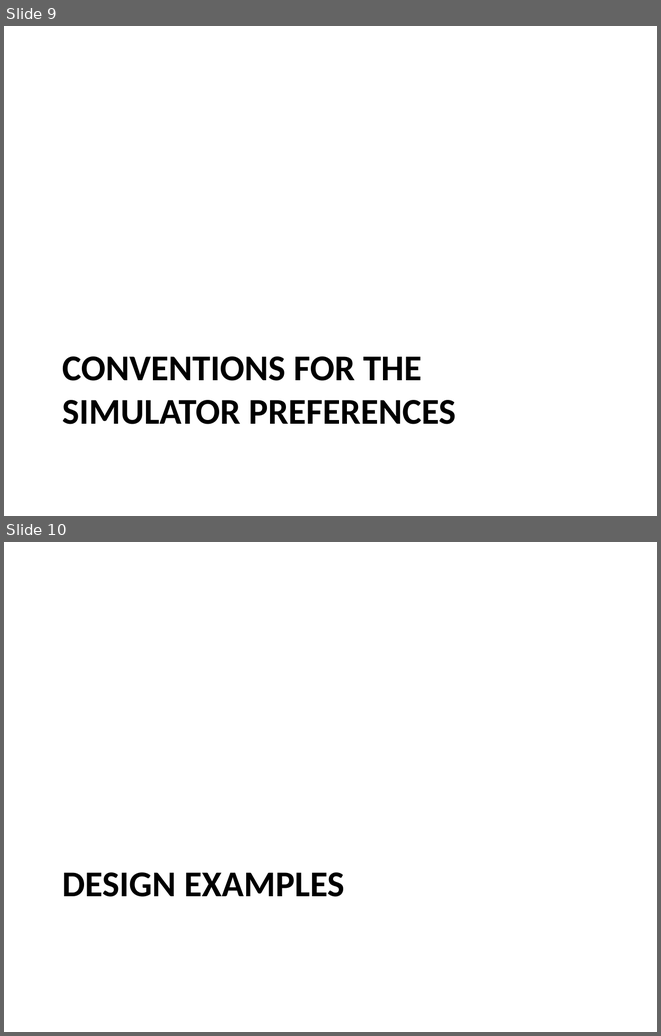
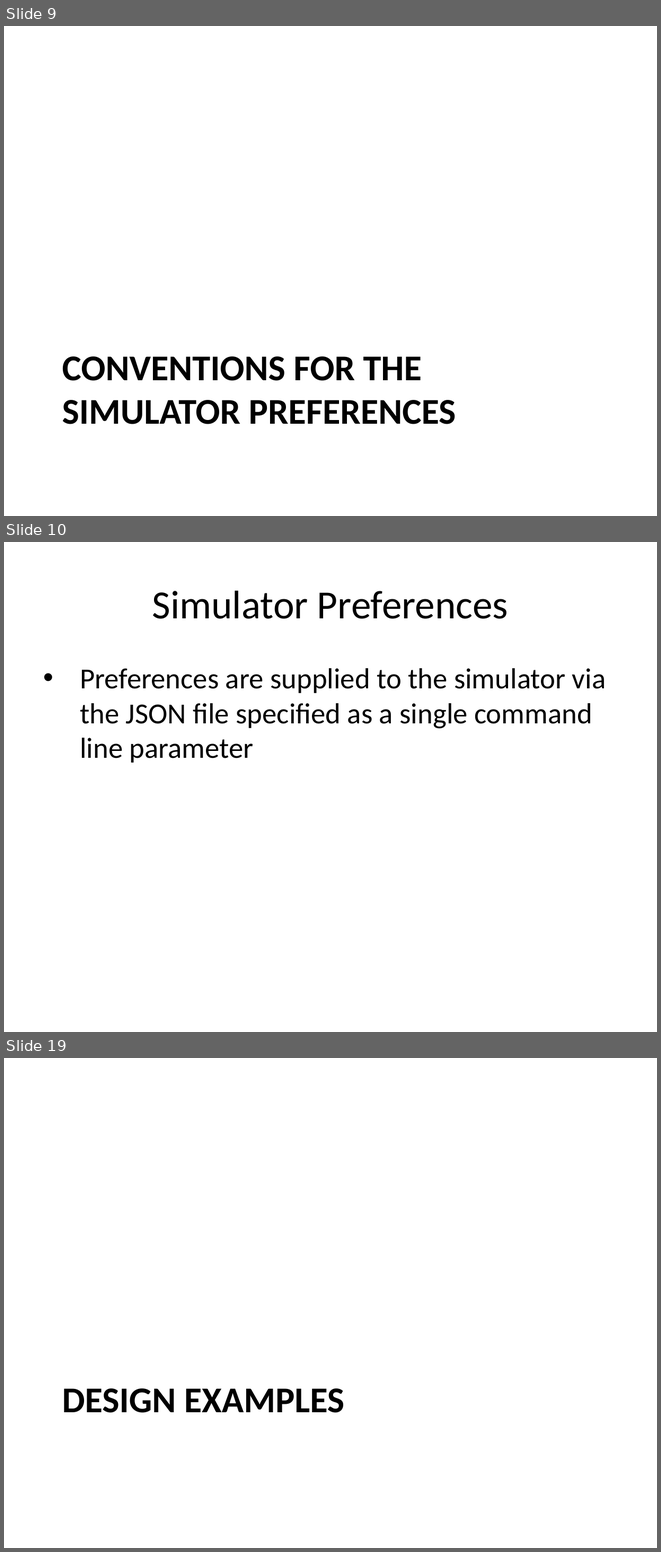
Before and after one commit to timurkelin/cosim, a slide deck: doc/cosim.pptx. Shown one above the other, each under a label of ours: slides 9 and 10 before the commit, slides 9, 10 and 19 after it; the slides between them are not shown. The pictures are 661x1036 and 661x1552 pixels, drawn with LibreOffice and Linux fonts; fonts in the diff are those of the drawing; background and template pictures are left out. Boxes give left, top, right and bottom in pixels: in the first picture for what was removed or moved away, otherwise in the second. Text is boxed around its words. In the diff, an @@ line names an element or a change of style, - is before the commit and + after.

```diff
--- a/doc/cosim.pptx
+++ b/doc/cosim.pptx
@@ slide 10 added at (4, 542, 657, 1032), background #FFFFFF @@
@@ title added at (152, 590, 508, 619), 44 pt, text #000000 @@
+Simulator Preferences
@@ text added at (80, 668, 606, 762), 32 pt, text #000000 @@
+• Preferences are supplied to the simulator via the JSON file specified as a single command line parameter
@@ what was slide 10 is now slide 19 @@
```
Also in this commit, not shown: 2 slides changed, 8 other slides added, 2 other files.
